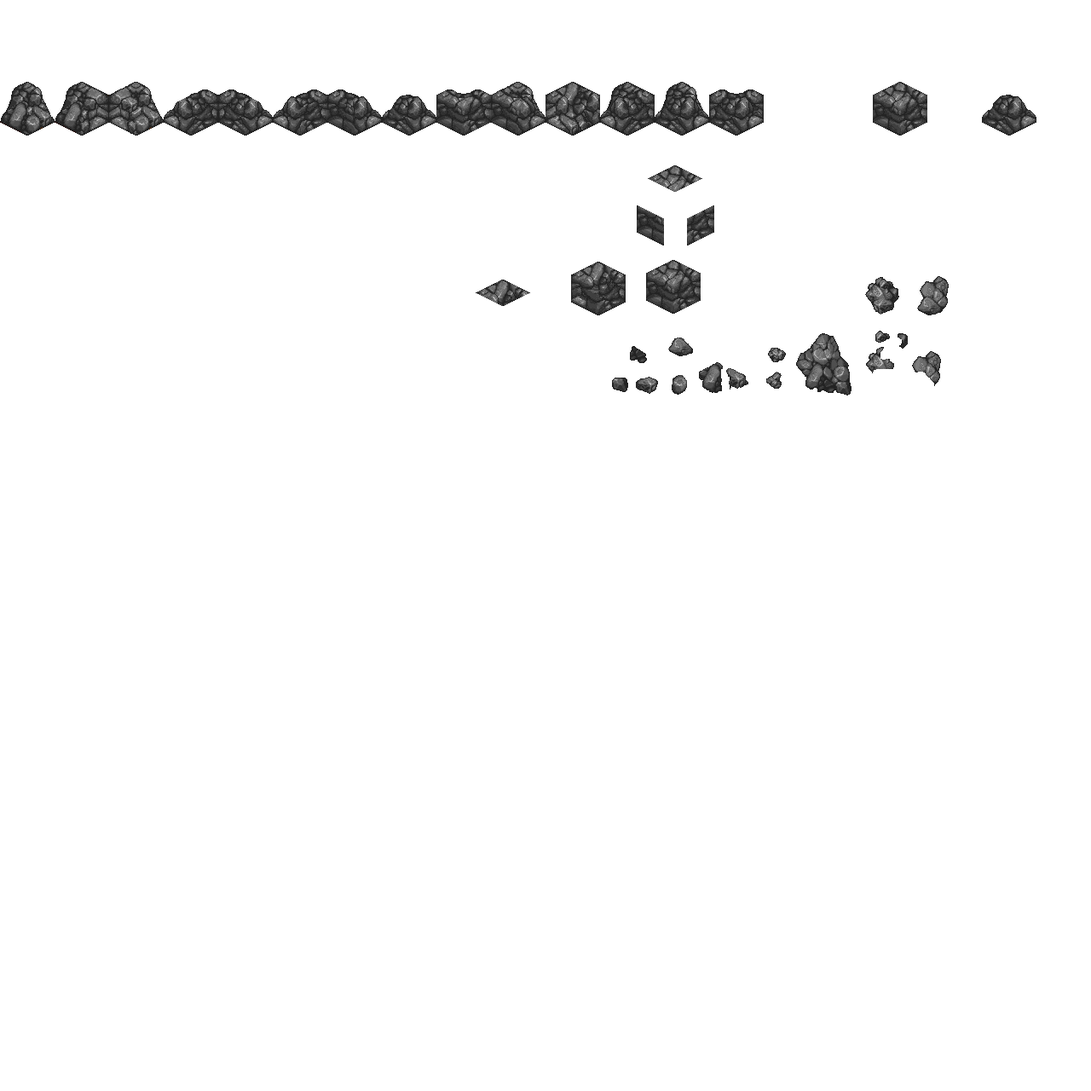
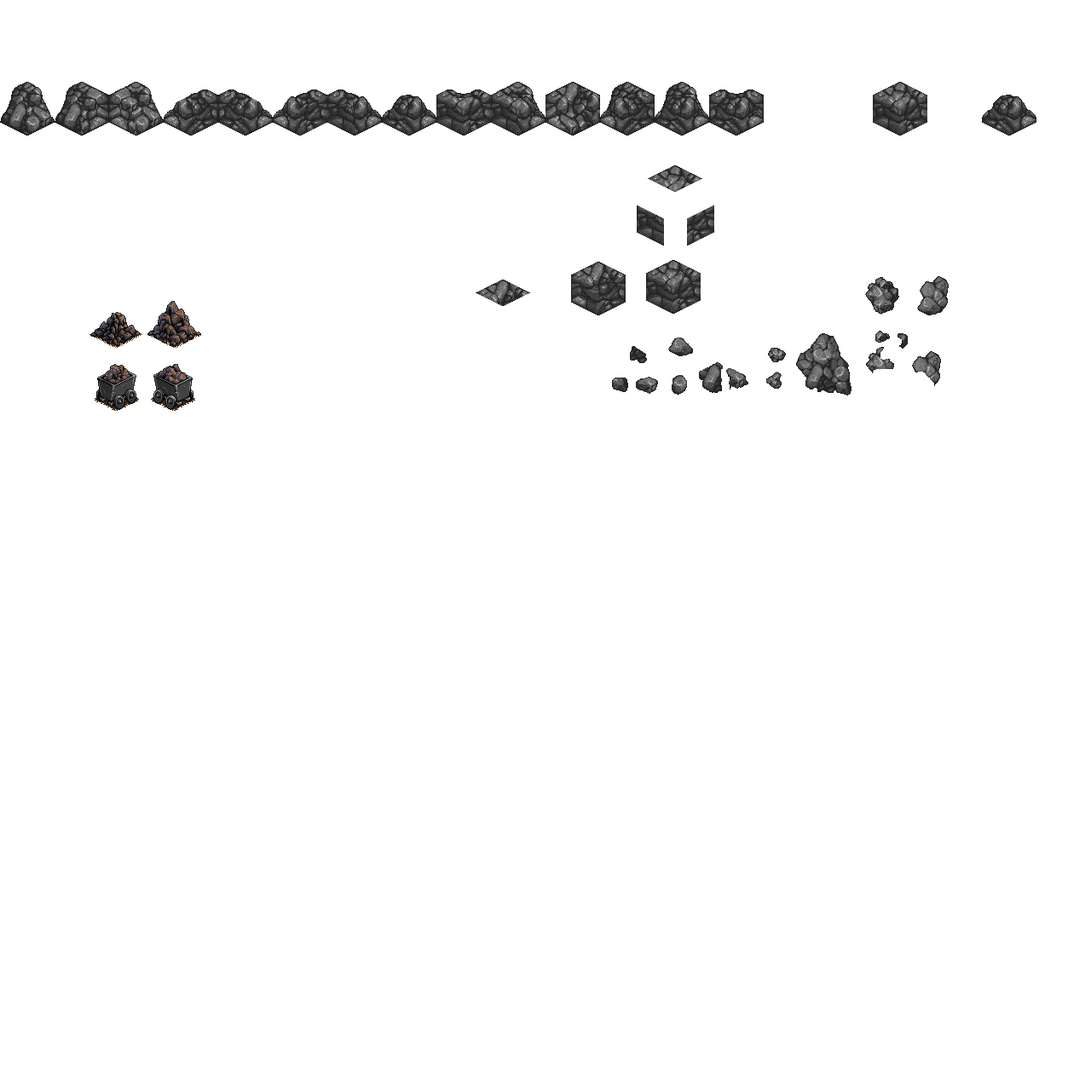
Layer changes from the first 1091x1091 image to the second:
added layer "rock2" above "rock" over bbox(89, 301, 202, 412)
